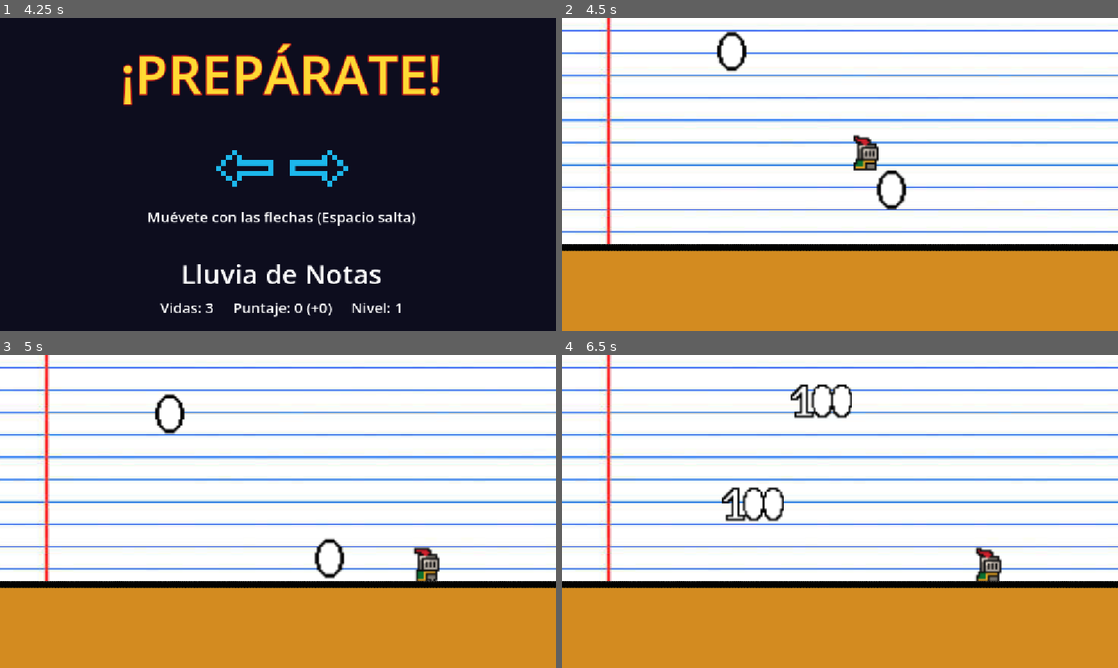
Above: before the commit, frames 1-4 (two rows, left to right).
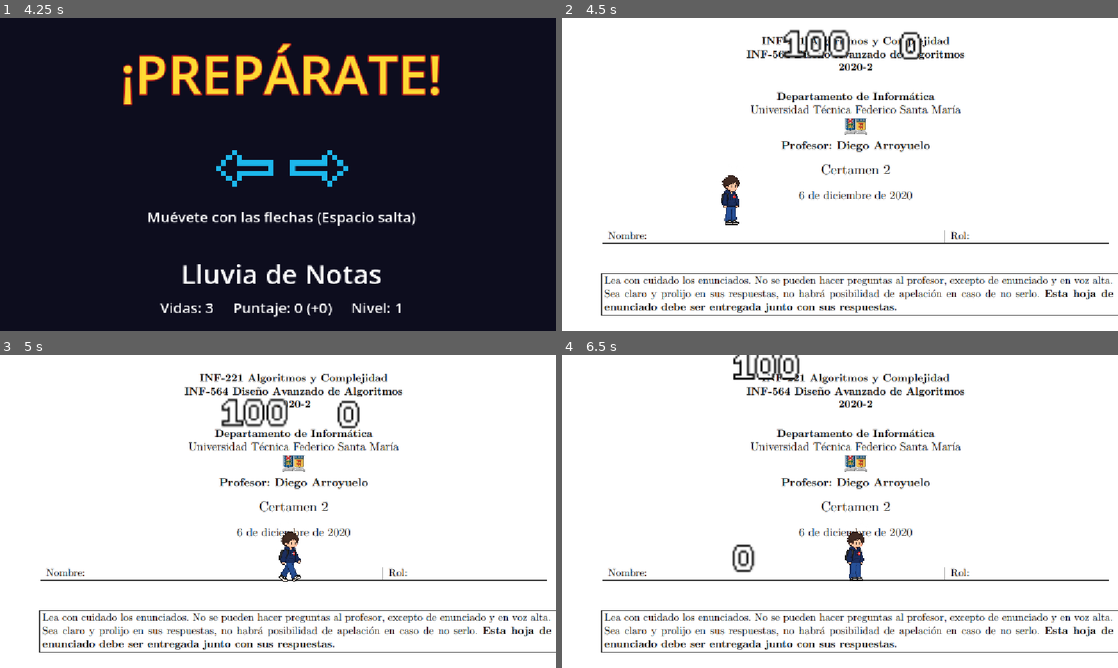
Above: after the commit, the same moments.

Repository: Mochytk/INF377-Microjuegos
Game: Godot game, scene res://Core/scenes/core.tscn
The game is run twice, just before and just after one commit, with the same random seed, the same clock (stepped at 60 frames per second) and the same inputs.
Inputs (mouse positions are in pixels of both pictures, inside the frame that each line leads up to):
- Up to frame 1 (4.25 s): click "Jugar" at 0.5 s; tap Enter (ui_accept) at 1.25, 1.52, 2.27, 3.5, 3.77 s; move the mouse to (400, 158) at 1.27 s; hold Right (ui_right) 1.28-2.78 s; click (400, 158) at 1.42 s; move the mouse to (166, 190) at 2.02 s; move the mouse to (333, 105) at 2.77 s; hold Left (ui_left) 2.78-3.53 s; move the mouse to (250, 237) at 3.52 s; hold Right (ui_right) from 3.53 s (still down); click (250, 237) at 3.67 s
- Up to frame 2 (4.5 s): keep holding Right (ui_right); tap Enter (ui_accept) at 4.25 s; move the mouse to (1006, 221) at 4.27 s
- Up to frame 3 (5 s): keep holding Right (ui_right); tap Enter (ui_accept) at 4.52 s
- Up to frame 4 (6.5 s): move the mouse to (673, 464) at 5.02 s; release Right (ui_right) at 5.03 s; hold Left (ui_left) 5.03-5.78 s; tap Enter (ui_accept) at 5.27 s; move the mouse to (867, 511) at 5.77 s; hold Right (ui_right) from 5.78 s (still down); click (867, 511) at 5.92 s

Frame 1 is identical in both runs. In frame 2, 42% of the frame differs, in the area x 0-100%, y 0-100%; in frame 3, 42%; in frame 4, 43%.

Commit message:
assets mejorados

Diff:
--- a/inf-377-microjuegos/Microgames/lluvia_de_notas/scenes/cero.tscn
+++ b/inf-377-microjuegos/Microgames/lluvia_de_notas/scenes/cero.tscn
@@ -2,6 +2,7 @@
 
 [ext_resource type="Script" uid="uid://c8bjln4g4q7aq" path="res://Microgames/lluvia_de_notas/scripts/cero.gd" id="1_vho2w"]
 [ext_resource type="Texture2D" uid="uid://c0y35slu0s558" path="res://Microgames/lluvia_de_notas/assets/fruit.png" id="1_yeblp"]
+[ext_resource type="Texture2D" uid="uid://c17bkql2tu5kp" path="res://Microgames/lluvia_de_notas/assets/cero.png" id="2_k4hnu"]
 [ext_resource type="Texture2D" uid="uid://blopdbvjsk7fy" path="res://Microgames/lluvia_de_notas/assets/pixil-frame-0.png" id="2_lx1j3"]
 
 [sub_resource type="AtlasTexture" id="AtlasTexture_h7djk"]
@@ -48,7 +49,7 @@
 
 [node name="Sprite2D" type="Sprite2D" parent="RigidBody2D" unique_id=842579231]
 position = Vector2(0, 2)
-texture = ExtResource("2_lx1j3")
+texture = ExtResource("2_k4hnu")
 
 [node name="AnimatedSprite2D" type="AnimatedSprite2D" parent="RigidBody2D" unique_id=1366227434]
 visible = false
--- a/inf-377-microjuegos/Microgames/lluvia_de_notas/scenes/cien.tscn
+++ b/inf-377-microjuegos/Microgames/lluvia_de_notas/scenes/cien.tscn
@@ -2,7 +2,7 @@
 
 [ext_resource type="Texture2D" uid="uid://c0y35slu0s558" path="res://Microgames/lluvia_de_notas/assets/fruit.png" id="1_7aslm"]
 [ext_resource type="Script" uid="uid://dirrso03ts3hr" path="res://Microgames/lluvia_de_notas/scripts/cien.gd" id="1_xfydj"]
-[ext_resource type="Texture2D" uid="uid://dgosx5rfhi1he" path="res://Microgames/lluvia_de_notas/assets/pixil-frame-0 (3).png" id="2_7bhy1"]
+[ext_resource type="Texture2D" uid="uid://dv8o176ffonnu" path="res://Microgames/lluvia_de_notas/assets/cien.png" id="2_k5rj8"]
 
 [sub_resource type="AtlasTexture" id="AtlasTexture_0q5u0"]
 atlas = ExtResource("1_7aslm")
@@ -33,7 +33,7 @@
 gravity_scale = 0.1
 
 [node name="Sprite2D" type="Sprite2D" parent="RigidBody2D" unique_id=159139906]
-texture = ExtResource("2_7bhy1")
+texture = ExtResource("2_k5rj8")
 
 [node name="AnimatedSprite2D" type="AnimatedSprite2D" parent="RigidBody2D" unique_id=867014171]
 visible = false
--- a/inf-377-microjuegos/Microgames/lluvia_de_notas/scenes/lluvia_de_notas.tscn
+++ b/inf-377-microjuegos/Microgames/lluvia_de_notas/scenes/lluvia_de_notas.tscn
@@ -2,8 +2,7 @@
 
 [ext_resource type="PackedScene" uid="uid://2oskjl4j124s" path="res://Microgames/lluvia_de_notas/scenes/player.tscn" id="1_jq66b"]
 [ext_resource type="PackedScene" uid="uid://7g3lka24sjbn" path="res://Microgames/lluvia_de_notas/scenes/notas.tscn" id="1_xo5yo"]
-[ext_resource type="Texture2D" uid="uid://cqmkcaki4yw5" path="res://Microgames/lluvia_de_notas/assets/world_tileset.png" id="2_1n2t3"]
-[ext_resource type="Texture2D" uid="uid://bii8uabs7o680" path="res://Microgames/lluvia_de_notas/assets/hoja-papel.jpg" id="4_qfr8d"]
+[ext_resource type="Texture2D" uid="uid://dy72yde6ie2hi" path="res://Microgames/lluvia_de_notas/assets/cert.png" id="3_otjtp"]
 [ext_resource type="Texture2D" uid="uid://ykl56kx4uw55" path="res://Microgames/lluvia_de_notas/assets/mesa.png" id="5_fudlk"]
 
 [sub_resource type="GDScript" id="GDScript_xo5yo"]
@@ -27,150 +26,18 @@
 		get_parent().end_microgame(false)
 "
 
-[sub_resource type="WorldBoundaryShape2D" id="WorldBoundaryShape2D_8dto7"]
-distance = 3.0
-
-[sub_resource type="TileSetAtlasSource" id="TileSetAtlasSource_1n2t3"]
-texture = ExtResource("2_1n2t3")
-0:0/0 = 0
-1:0/0 = 0
-2:0/0 = 0
-3:0/0 = 0
-4:0/0 = 0
-5:0/0 = 0
-6:0/0 = 0
-7:0/0 = 0
-8:0/0 = 0
-9:0/0 = 0
-10:0/0 = 0
-11:0/0 = 0
-0:1/0 = 0
-1:1/0 = 0
-2:1/0 = 0
-3:1/0 = 0
-4:1/0 = 0
-5:1/0 = 0
-6:1/0 = 0
-7:1/0 = 0
-8:1/0 = 0
-9:1/0 = 0
-10:1/0 = 0
-11:1/0 = 0
-0:2/0 = 0
-1:2/0 = 0
-2:2/0 = 0
-3:2/0 = 0
-4:2/0 = 0
-5:2/0 = 0
-6:2/0 = 0
-7:2/0 = 0
-8:2/0 = 0
-9:2/0 = 0
-10:2/0 = 0
-11:2/0 = 0
-0:3/0 = 0
-1:3/0 = 0
-2:3/0 = 0
-5:3/0 = 0
-6:3/0 = 0
-7:3/0 = 0
-8:3/0 = 0
-9:3/0 = 0
-0:4/0 = 0
-1:4/0 = 0
-2:4/0 = 0
-3:4/0 = 0
-4:4/0 = 0
-5:4/0 = 0
-6:4/0 = 0
-7:4/0 = 0
-8:4/0 = 0
-9:4/0 = 0
-0:5/0 = 0
-1:5/0 = 0
-2:5/0 = 0
-3:5/0 = 0
-4:5/0 = 0
-5:5/0 = 0
-6:5/0 = 0
-7:5/0 = 0
-8:5/0 = 0
-1:6/0 = 0
-2:6/0 = 0
-3:6/0 = 0
-4:6/0 = 0
-5:6/0 = 0
-6:6/0 = 0
-7:6/0 = 0
-8:6/0 = 0
-0:7/0 = 0
-1:7/0 = 0
-3:7/0 = 0
-5:7/0 = 0
-6:7/0 = 0
-7:7/0 = 0
-8:7/0 = 0
-0:8/0 = 0
-1:8/0 = 0
-2:8/0 = 0
-3:8/0 = 0
-4:8/0 = 0
-5:8/0 = 0
-6:8/0 = 0
-7:8/0 = 0
-8:8/0 = 0
-0:9/0 = 0
-1:9/0 = 0
-2:9/0 = 0
-3:9/0 = 0
-4:9/0 = 0
-5:9/0 = 0
-6:9/0 = 0
-7:9/0 = 0
-0:10/0 = 0
-1:10/0 = 0
-2:10/0 = 0
-3:10/0 = 0
-4:10/0 = 0
-6:10/0 = 0
-0:11/0 = 0
-1:11/0 = 0
-2:11/0 = 0
-3:11/0 = 0
-4:11/0 = 0
-5:11/0 = 0
-0:12/0 = 0
-1:12/0 = 0
-2:12/0 = 0
-3:12/0 = 0
-4:12/0 = 0
-0:13/0 = 0
-1:13/0 = 0
-2:13/0 = 0
-3:13/0 = 0
-4:13/0 = 0
-5:13/0 = 0
-0:14/0 = 0
-1:14/0 = 0
-2:14/0 = 0
-3:14/0 = 0
-4:14/0 = 0
-0:15/0 = 0
-1:15/0 = 0
-2:15/0 = 0
-3:15/0 = 0
-
-[sub_resource type="TileSet" id="TileSet_qc24j"]
-sources/1 = SubResource("TileSetAtlasSource_1n2t3")
+[sub_resource type="RectangleShape2D" id="RectangleShape2D_f4s0c"]
+size = Vector2(184.5614, 10.526315)
 
 [node name="lluvia-de-notas" type="Node2D" unique_id=1367100560]
 script = SubResource("GDScript_xo5yo")
 
 [node name="notas" parent="." unique_id=564376256 instance=ExtResource("1_xo5yo")]
-position = Vector2(0, -1)
+position = Vector2(7, -73)
 
 [node name="player" parent="." unique_id=1823944776 instance=ExtResource("1_jq66b")]
-position = Vector2(-7, 0)
+position = Vector2(-79.36, 1.095)
+scale = Vector2(0.045, 0.045)
 
 [node name="Camera2D" type="Camera2D" parent="." unique_id=476471252]
 position = Vector2(-8, -6)
@@ -180,22 +47,17 @@
 position = Vector2(0, -27)
 
 [node name="CollisionShape2D" type="CollisionShape2D" parent="StaticBody2D" unique_id=1046506731]
-position = Vector2(-7, 61)
-shape = SubResource("WorldBoundaryShape2D_8dto7")
-
-[node name="TileMap" type="TileMap" parent="." unique_id=496941238]
-position = Vector2(0, -1)
-tile_set = SubResource("TileSet_qc24j")
-format = 2
-layer_0/tile_data = PackedInt32Array(196598, 1, 0, 196599, 1, 0, 196600, 1, 0, 196601, 1, 0, 196602, 1, 0, 196603, 1, 0, 196604, 1, 0, 196605, 1, 0, 196606, 1, 0, 196607, 1, 0, 131072, 1, 0, 131073, 1, 0, 131074, 1, 0, 131075, 1, 0, 131076, 1, 0, 131077, 1, 0, 131078, 1, 0, 131079, 1, 0, 131080, 1, 0, 131081, 1, 0)
+position = Vector2(0.49999237, 64.5)
+scale = Vector2(1.425, 1.425)
+shape = SubResource("RectangleShape2D_f4s0c")
 
 [node name="papel" type="Sprite2D" parent="." unique_id=296037800]
 z_index = -1
-position = Vector2(-4.5000153, -1)
-scale = Vector2(0.7837838, 0.575)
-texture = ExtResource("4_qfr8d")
+scale = Vector2(0.3, 0.3)
+texture = ExtResource("3_otjtp")
 
 [node name="Mesa" type="Sprite2D" parent="." unique_id=519279742]
+visible = false
 position = Vector2(5.0000005, 217.00002)
 scale = Vector2(0.51, 0.51)
 texture = ExtResource("5_fudlk")
--- a/inf-377-microjuegos/Microgames/lluvia_de_notas/scenes/notas.tscn
+++ b/inf-377-microjuegos/Microgames/lluvia_de_notas/scenes/notas.tscn
@@ -8,8 +8,9 @@
 script = ExtResource("1_psuot")
 
 [node name="cero" parent="." unique_id=92391435 instance=ExtResource("2_l5flu")]
-position = Vector2(12.867575, 1.4482279)
+position = Vector2(22, -1)
 
 [node name="cien" parent="." unique_id=1670947645 instance=ExtResource("3_0q5u0")]
+position = Vector2(-27, 0)
 
 [connection signal="colision_cero" from="cero" to="." method="_on_cero_colision_cero"]
--- a/inf-377-microjuegos/Microgames/lluvia_de_notas/scenes/player.tscn
+++ b/inf-377-microjuegos/Microgames/lluvia_de_notas/scenes/player.tscn
@@ -1,58 +1,56 @@
 [gd_scene format=3 uid="uid://2oskjl4j124s"]
 
-[ext_resource type="Texture2D" uid="uid://dleurslwjlqt0" path="res://Microgames/lluvia_de_notas/assets/knight.png" id="1_7uk5q"]
 [ext_resource type="Script" uid="uid://fnpc6g8t1744" path="res://Microgames/lluvia_de_notas/scripts/player_movement.gd" id="1_cc1bj"]
+[ext_resource type="Texture2D" uid="uid://qjl6uvuk1yfg" path="res://Microgames/lluvia_de_notas/assets/Hoja de sprites pixel art con personaje USM.png" id="2_aj026"]
 
-[sub_resource type="AtlasTexture" id="AtlasTexture_cc1bj"]
-atlas = ExtResource("1_7uk5q")
-region = Rect2(0, 0, 32, 32)
+[sub_resource type="AtlasTexture" id="AtlasTexture_aj026"]
+atlas = ExtResource("2_aj026")
+region = Rect2(0, 0, 384, 1024)
 
-[sub_resource type="AtlasTexture" id="AtlasTexture_htic7"]
-atlas = ExtResource("1_7uk5q")
-region = Rect2(32, 0, 32, 32)
+[sub_resource type="AtlasTexture" id="AtlasTexture_f4s0c"]
+atlas = ExtResource("2_aj026")
+region = Rect2(384, 0, 384, 1024)
 
-[sub_resource type="AtlasTexture" id="AtlasTexture_l6ymp"]
-atlas = ExtResource("1_7uk5q")
-region = Rect2(64, 0, 32, 32)
+[sub_resource type="AtlasTexture" id="AtlasTexture_bb7y5"]
+atlas = ExtResource("2_aj026")
+region = Rect2(768, 0, 384, 1024)
 
-[sub_resource type="AtlasTexture" id="AtlasTexture_iomsp"]
-atlas = ExtResource("1_7uk5q")
-region = Rect2(96, 0, 32, 32)
+[sub_resource type="AtlasTexture" id="AtlasTexture_a54fw"]
+atlas = ExtResource("2_aj026")
+region = Rect2(1152, 0, 384, 1024)
 
-[sub_resource type="SpriteFrames" id="SpriteFrames_e2yoh"]
+[sub_resource type="SpriteFrames" id="SpriteFrames_wvde7"]
 animations = [{
 "frames": [{
 "duration": 1.0,
-"texture": SubResource("AtlasTexture_cc1bj")
+"texture": SubResource("AtlasTexture_aj026")
 }, {
 "duration": 1.0,
-"texture": SubResource("AtlasTexture_htic7")
+"texture": SubResource("AtlasTexture_f4s0c")
 }, {
 "duration": 1.0,
-"texture": SubResource("AtlasTexture_l6ymp")
+"texture": SubResource("AtlasTexture_bb7y5")
 }, {
 "duration": 1.0,
-"texture": SubResource("AtlasTexture_iomsp")
+"texture": SubResource("AtlasTexture_a54fw")
 }],
 "loop": 1,
-"name": &"idle",
+"name": &"default",
 "speed": 10.0
 }]
 
-[sub_resource type="CircleShape2D" id="CircleShape2D_xepy2"]
-radius = 5.0
+[sub_resource type="RectangleShape2D" id="RectangleShape2D_iea10"]
+size = Vector2(195, 545)
 
 [node name="player" type="CharacterBody2D" unique_id=1823944776 groups=["player"]]
 script = ExtResource("1_cc1bj")
 
 [node name="AnimatedSprite2D" type="AnimatedSprite2D" parent="." unique_id=372009832]
 position = Vector2(0, -12)
-sprite_frames = SubResource("SpriteFrames_e2yoh")
-animation = &"idle"
-autoplay = "idle"
-frame = 1
-frame_progress = 0.40550247
+sprite_frames = SubResource("SpriteFrames_wvde7")
+autoplay = "default"
+frame = 3
 
 [node name="CollisionShape2D" type="CollisionShape2D" parent="." unique_id=863605770]
-position = Vector2(0, -5)
-shape = SubResource("CircleShape2D_xepy2")
+position = Vector2(-40, 52)
+shape = SubResource("RectangleShape2D_iea10")
--- a/inf-377-microjuegos/Microgames/lluvia_de_notas/scripts/player_movement.gd
+++ b/inf-377-microjuegos/Microgames/lluvia_de_notas/scripts/player_movement.gd
@@ -1,22 +1,25 @@
+
 extends CharacterBody2D
-
 
 const SPEED = 130.0
 const JUMP_VELOCITY = -300.0
 
-
 func _physics_process(delta: float) -> void:
-	# Add the gravity.
+	# Gravedad
 	if not is_on_floor():
 		velocity += get_gravity() * delta
 
-	# Handle jump.
+	# Salto
 	if Input.is_action_just_pressed("ui_accept") and is_on_floor():
 		velocity.y = JUMP_VELOCITY
 
-	# Get the input direction and handle the movement/deceleration.
-	# As good practice, you should replace UI actions with custom gameplay actions.
+	# Movimiento horizontal
 	var direction := Input.get_axis("ui_left", "ui_right")
+
+	# Voltear el sprite según la dirección
+	if direction != 0:
+		$AnimatedSprite2D.flip_h = direction < 0
+
 	if direction:
 		velocity.x = direction * SPEED
 	else:
Binary file added: inf-377-microjuegos/Microgames/lluvia_de_notas/assets/Hoja de sprites pixel art con personaje USM.png
Not shown, added: inf-377-microjuegos/Microgames/lluvia_de_notas/assets/Hoja de sprites pixel art con personaje USM.png.import
Binary file added: inf-377-microjuegos/Microgames/lluvia_de_notas/assets/cero.png
Not shown, added: inf-377-microjuegos/Microgames/lluvia_de_notas/assets/cero.png.import
Binary file added: inf-377-microjuegos/Microgames/lluvia_de_notas/assets/cert.png
Not shown, added: inf-377-microjuegos/Microgames/lluvia_de_notas/assets/cert.png.import
Binary file added: inf-377-microjuegos/Microgames/lluvia_de_notas/assets/cien.png
Not shown, added: inf-377-microjuegos/Microgames/lluvia_de_notas/assets/cien.png.import
Not shown, changed: inf-377-microjuegos/Microgames/puerta/assets/Dor_sprite.jpg.import
Not shown, changed: inf-377-microjuegos/Microgames/puerta/assets/Floatzel.png.import
Not shown, changed: inf-377-microjuegos/Microgames/puerta/assets/Floatzel_lose.png.import
Not shown, changed: inf-377-microjuegos/Microgames/puerta/assets/Floatzel_win.png.import
(and 1 more such lines)
